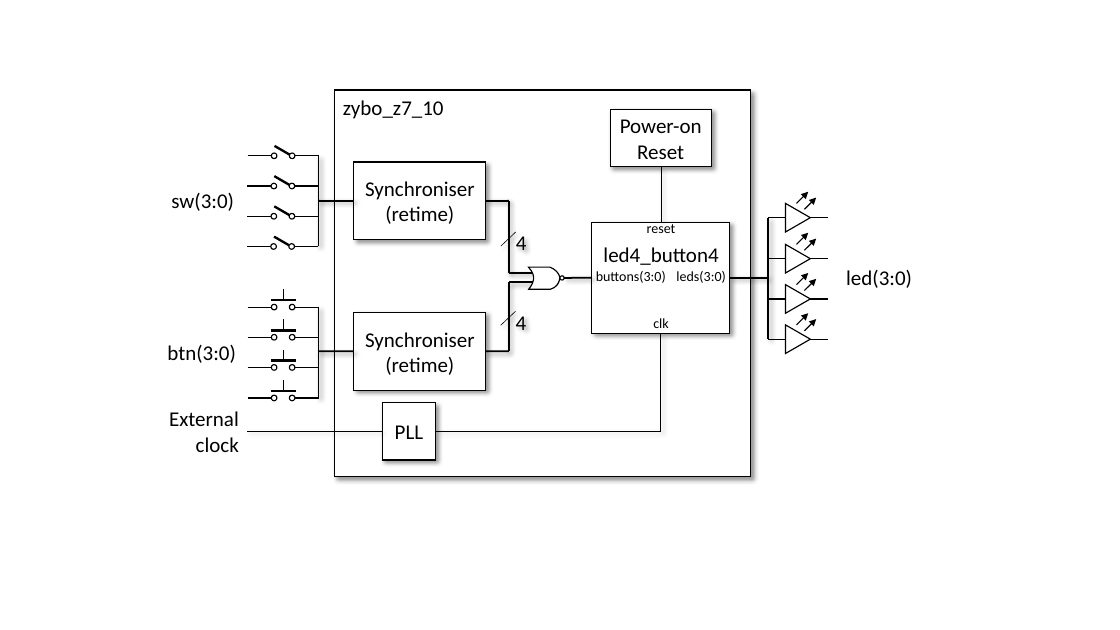
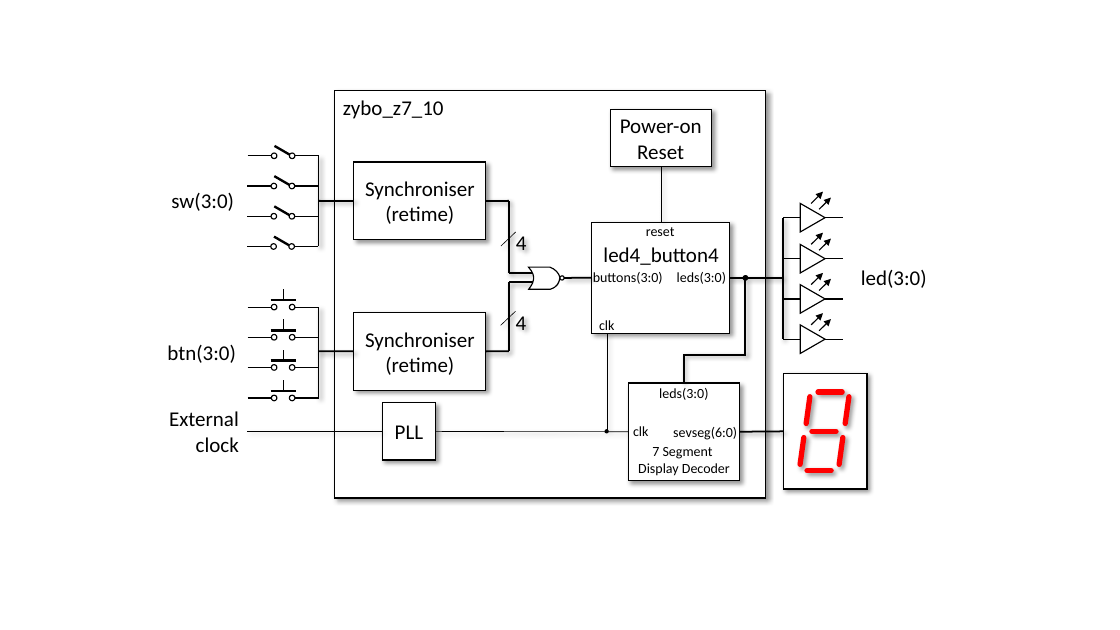
Before and after one commit to house-of-abbey/scratch_vhdl, a slide deck: slide 4 of docs/images/Diagrams.pptx. Drawn at 1120x630 pixels with LibreOffice and Linux fonts; fonts in the diff are those of the drawing. Boxes give left, top, right and bottom in pixels: in the first picture for what was removed or moved away, otherwise in the second. Text is boxed around its words. In the diff, an @@ line names an element or a change of style, - is before the commit and + after.

Commit message:
Added 7 segment display to top level architecture
Fixed a broken link to the dimmer controller non-demo.

```diff
--- a/docs/images/Diagrams.pptx
+++ b/docs/images/Diagrams.pptx
@@ rectangle resized from (x1=334, y1=90, x2=750, y2=477) to (x1=334, y1=90, x2=765, y2=498) @@
@@ text "reset" moved from (x1=647, y1=221, x2=676, y2=233) to (x1=646, y1=227, x2=675, y2=236) @@
@@ line moved from (730, 278) - (768, 278) to (730, 278) - (783, 278) @@
@@ ellipse added at (x1=743, y1=275, x2=749, y2=281), fill #000000 @@
@@ line added from (745, 355) to (745, 278), #000000 1.5 pt @@
@@ text "clk" rewrapped from (x1=653, y1=318, x2=668, y2=328) to (x1=599, y1=320, x2=614, y2=334) @@
@@ 9 lines, 8 arrows, 4 flow chart extracts, 1 text moved together from (x1=768, y1=192, x2=912, y2=353) to (x1=783, y1=192, x2=927, y2=353) @@
@@ line moved from (661, 334) - (661, 432) to (607, 334) - (607, 432) @@
@@ elbow line added from (684, 383) to (746, 355), #000000 1.5 pt @@
@@ rectangle added at (x1=628, y1=383, x2=739, y2=481), fill #FFFFFF, outline #000000 1 pt, 12 pt, text #000000 @@
+7 Segment Display Decoder
@@ text added at (x1=659, y1=388, x2=708, y2=400), 12 pt, text #000000 @@
+leds(3:0)
@@ line moved from (436, 432) - (661, 432) to (436, 432) - (628, 432) @@
@@ ellipse added at (x1=605, y1=429, x2=609, y2=434), fill #000000 @@
@@ text added at (x1=633, y1=426, x2=648, y2=436), 12 pt, text #000000 @@
+clk
@@ text added at (x1=673, y1=427, x2=737, y2=440), 12 pt, text #000000 @@
+sevseg(6:0)
@@ line added from (739, 432) to (783, 432), #000000 1.5 pt @@
@@ group added at (x1=783, y1=374, x2=867, y2=489): 7 lines, 1 rectangle @@
```
Also in this commit, not shown: 2 other files.
